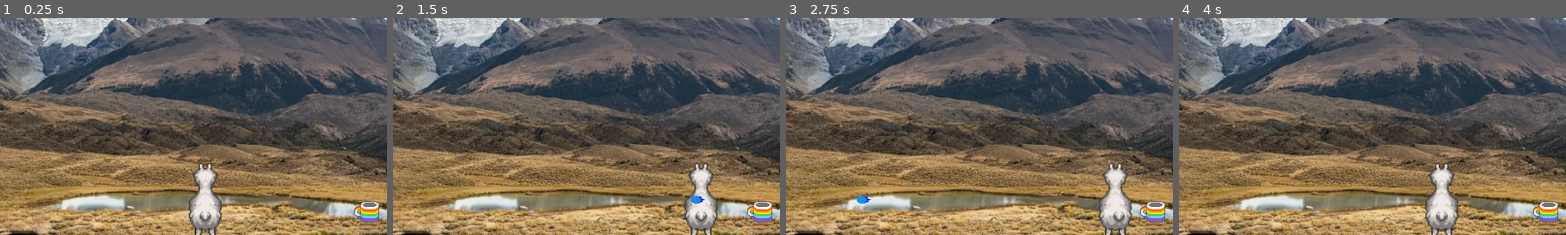
Above: before the commit, frames 1-4 (left to right).
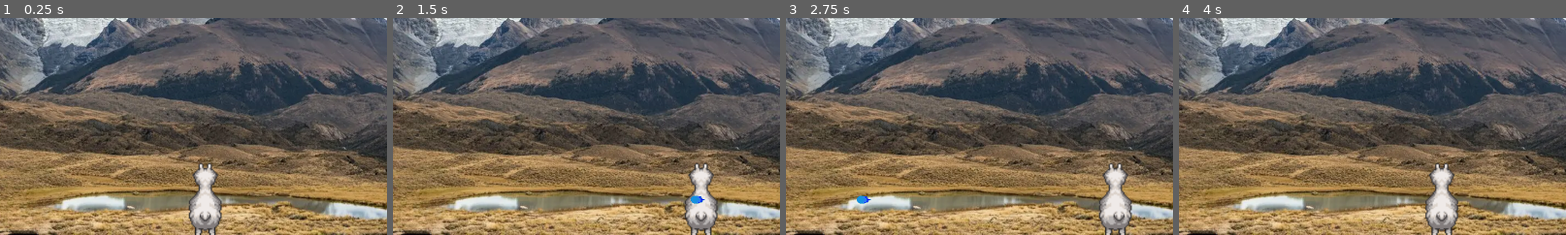
Above: after the commit, the same moments.

Repository: FabienSchmitt/Split
Game: Godot game, scene res://scenes/main/level1.tscn
Two runs of this game, one before a commit and one after it. Both use one fixed random seed, a clock stepped at 60 frames per second and the inputs below. This scene is started directly instead of the project's main scene. Sound files missing from this copy of the repository are replaced by a short silence.
Inputs:
- Up to frame 1 (0.25 s): no input
- Up to frame 2 (1.5 s): tap Enter at 0.5 s; hold D (p1_move_right) 0.53-1.28 s; tap Shift (p1_charge) at 0.6 s; hold A (p1_move_left) from 1.28 s (still down); tap Space (p1_shoot) at 1.35 s
- Up to frame 3 (2.75 s): release A (p1_move_left) at 2.03 s; hold D (p1_move_right) from 2.03 s (still down); tap Shift (p1_charge) at 2.1 s
- Up to frame 4 (4 s): release D (p1_move_right) at 2.78 s; hold W (p1_move_up) 2.78-3.53 s; tap Space (p1_shoot) at 2.85 s; hold A (p1_move_left) from 3.53 s (still down); tap Shift (p1_charge) at 3.6 s
The pictures show only the part of the screen within x 24-74%, y 50-100%; the shares and areas given below are measured in that part.

The runs differ from the first frame. In frame 1, 0.5% of the frame differs, in the area x 91-98%, y 84-95%; in frame 2, 0.5%; in frame 3, 0.5%; in frame 4, 0.5%.

Commit message:
Add coffee spawner

Diff:
--- a/scenes/main/level1.tscn
+++ b/scenes/main/level1.tscn
@@ -6,7 +6,7 @@
 [ext_resource type="PackedScene" uid="uid://cbkbhmpeop5u5" path="res://scenes/ui/ui_manager.tscn" id="2_iuonh"]
 [ext_resource type="PackedScene" uid="uid://xks1oo2wbd47" path="res://scenes/tourist_spawn_point.tscn" id="3_g61pb"]
 [ext_resource type="PackedScene" uid="uid://kfklb8l882ft" path="res://scenes/player/playerHUD.tscn" id="4_l3cfh"]
-[ext_resource type="PackedScene" uid="uid://cuf20mwjbsltj" path="res://scenes/player/cold_coffee.tscn" id="5_u0c75"]
+[ext_resource type="PackedScene" uid="uid://djkrgaur87bom" path="res://scenes/player/coffee_spawner.tscn" id="4_u0c75"]
 
 [sub_resource type="RectangleShape2D" id="RectangleShape2D_tourist_bottom_left"]
 size = Vector2(509, 11.5)
@@ -39,6 +39,8 @@
 
 [node name="Player" parent="." unique_id=848951361 instance=ExtResource("1_iuonh")]
 position = Vector2(0, 462)
+
+[node name="CoffeeSpawner" parent="." unique_id=2033986346 instance=ExtResource("4_u0c75")]
 
 [node name="Tourists" type="Node" parent="." unique_id=1215674656]
 
@@ -163,9 +165,6 @@
 position = Vector2(0.5, -4.5)
 shape = SubResource("RectangleShape2D_3gdql")
 
-[node name="ColdCoffee" parent="Environment" unique_id=184626894 instance=ExtResource("5_u0c75")]
-position = Vector2(415, 482)
-
 [node name="UI" type="Node" parent="." unique_id=1742402689]
 
 [node name="CanvasLayer" type="CanvasLayer" parent="UI" unique_id=543200367]
--- /dev/null
+++ b/scenes/player/coffee_spawner.tscn
@@ -0,0 +1,6 @@
+[gd_scene format=3 uid="uid://djkrgaur87bom"]
+
+[ext_resource type="Script" uid="uid://bl0wp68x0xxqg" path="res://scripts/coffee_spawner.gd" id="1_kd586"]
+
+[node name="CoffeeSpawner" type="Node2D" unique_id=2033986346]
+script = ExtResource("1_kd586")
--- /dev/null
+++ b/scripts/coffee_spawner.gd
@@ -0,0 +1,44 @@
+extends Node2D
+
+const COFFEE_SIDE_MARGIN: float = 96.0
+const COFFEE_SAFE_MARGIN_FROM_PLAYER: float = 220.0
+const COFFEE_SPAWN_Y: float = 482.0
+const COFFEE_SPAWN_INTERVAL: float = 30.0
+
+@onready var wall_left: Area2D = $"../Environment/WallLeft"
+@onready var wall_right: Area2D = $"../Environment/WallRight"
+@onready var player: Node2D = $"../Player"
+@onready var cold_coffee_scene: PackedScene = preload("res://scenes/player/cold_coffee.tscn")
+
+func _ready() -> void:
+	randomize()
+	schedule_next_coffee_spawn()
+
+func spawn_cold_coffee() -> void:
+	if has_coffee():
+		return
+	var coffee = cold_coffee_scene.instantiate()
+	add_child(coffee)
+	coffee.position = Vector2(get_random_coffee_x(), COFFEE_SPAWN_Y)
+
+func schedule_next_coffee_spawn() -> void:
+	get_tree().create_timer(COFFEE_SPAWN_INTERVAL).timeout.connect(func ():
+		spawn_cold_coffee()
+		schedule_next_coffee_spawn()
+	)
+
+func has_coffee() -> bool:
+	for child in get_children():
+		if child is ColdCoffee:
+			return true
+	return false
+
+func get_random_coffee_x() -> float:
+	var left_bound = wall_left.global_position.x + COFFEE_SIDE_MARGIN
+	var right_bound = wall_right.global_position.x - COFFEE_SIDE_MARGIN
+	var x: float = left_bound
+	for i in 10:
+		x = randf_range(left_bound, right_bound)
+		if abs(x - player.global_position.x) >= COFFEE_SAFE_MARGIN_FROM_PLAYER:
+			return x
+	return clamp(x, left_bound, right_bound)
--- a/scripts/cold_coffee.gd
+++ b/scripts/cold_coffee.gd
@@ -11,7 +11,7 @@
 func _on_body_entered(_body: Node) -> void:
     collision_shape.disabled = true
     visible = false
+    EventBus.player_life_gained.emit(1)
     pickup_sound.play()
     await pickup_sound.finished
-    EventBus.player_life_gained.emit(1)
     queue_free()
Not shown, added: scripts/coffee_spawner.gd.uid
